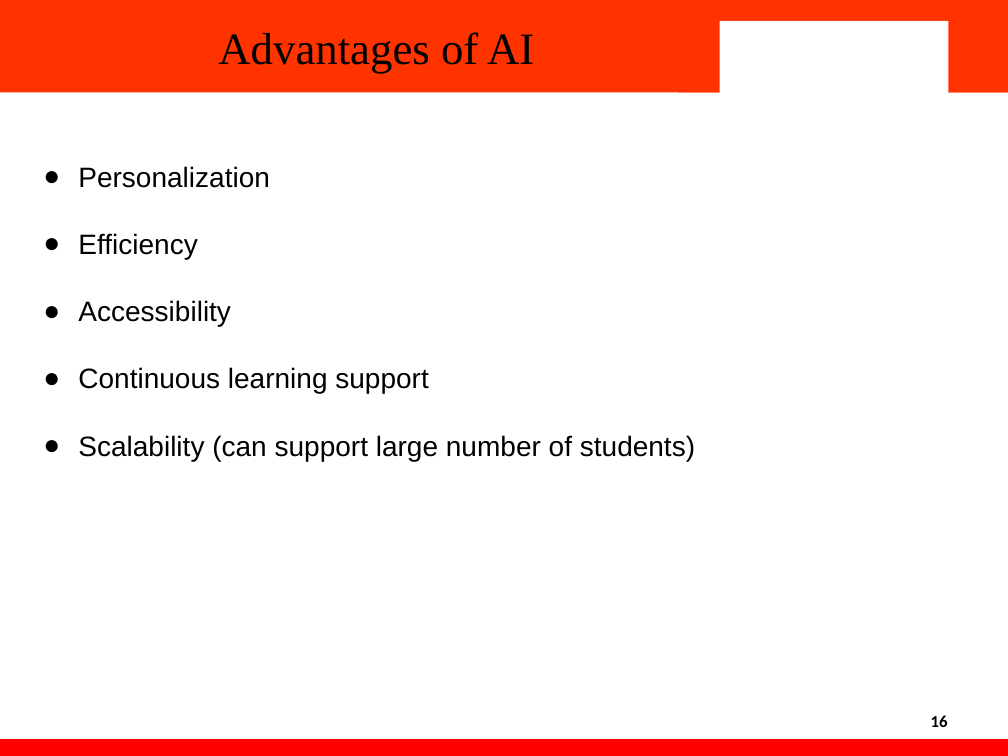
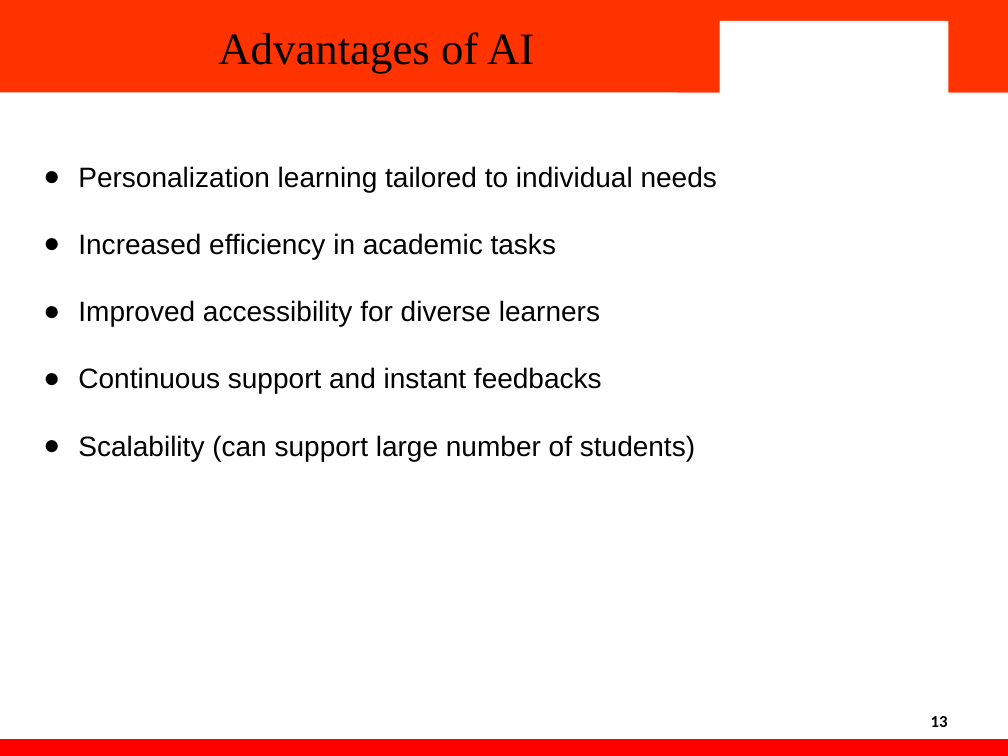
Before and after one commit to Heykrishna/impact-of-ai-on-education, a slide deck: slide 13 of PPT/Final.pptx (slide 16 before the commit). Drawn at 1008x756 pixels with LibreOffice and Linux fonts; fonts in the diff are those of the drawing; background and template pictures are left out. Boxes give left, top, right and bottom in pixels: in the first picture for what was removed or moved away, otherwise in the second. Text is boxed around its words. In the diff, an @@ line names an element or a change of style, - is before the commit and + after.

```diff
--- a/PPT/Final.pptx
+++ b/PPT/Final.pptx
@@ text at (78, 166, 717, 394): text changed @@
-● Personalization
-● Efficiency
-● Accessibility
-● Continuous learning support
+● Personalization learning tailored to individual needs
+● Increased efficiency in academic tasks
+● Improved accessibility for diverse learners
+● Continuous support and instant feedbacks
@@ page number at (931, 716, 948, 727): text changed @@
-16
+13
```
Also in this commit, not shown: 16 other slides changed, 3 slides removed.
